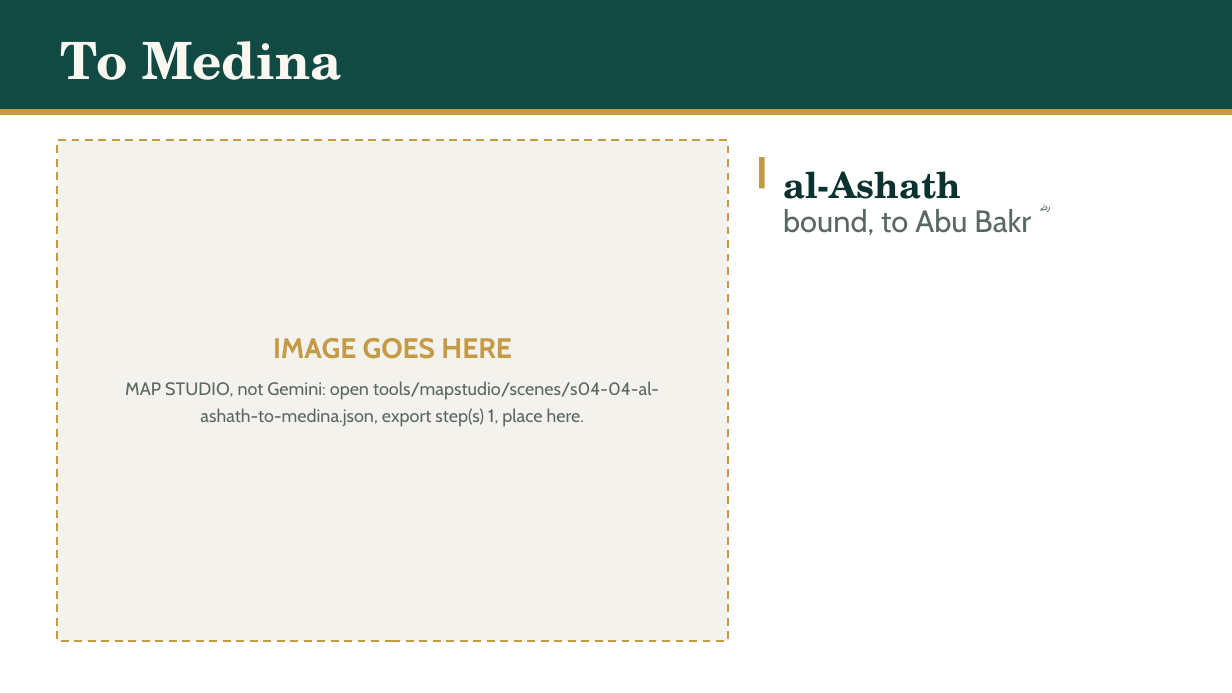
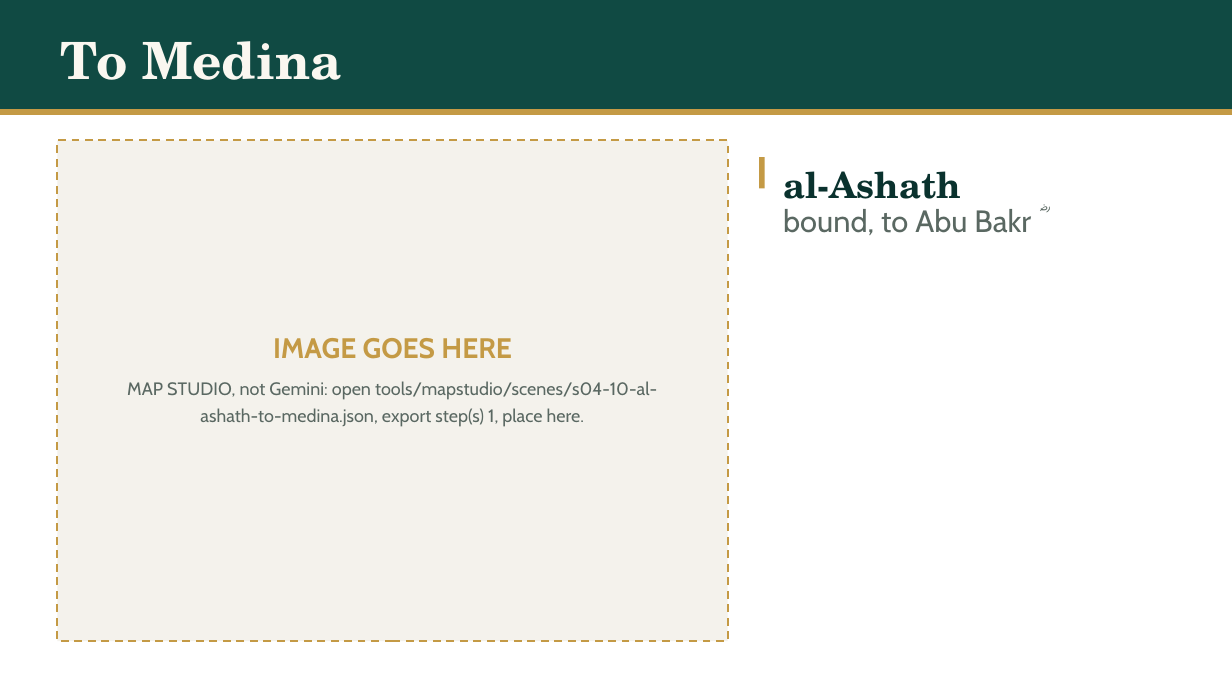
Before and after one commit to daniyalyasin93/2026SeptemberIslamicHistoryClass, a slide deck: slide 61 of S04_kinda_butah_yamama/S04.pptx (slide 26 before the commit). Drawn at 1232x693 pixels with LibreOffice and Linux fonts; fonts in the diff are those of the drawing. Boxes give left, top, right and bottom in pixels: in the first picture for what was removed or moved away, otherwise in the second. Text is boxed around its words. In the diff, an @@ line names an element or a change of style, - is before the commit and + after.

```diff
--- a/S04_kinda_butah_yamama/S04.pptx
+++ b/S04_kinda_butah_yamama/S04.pptx
@@ text at (x1=127, y1=381, x2=657, y2=427): text changed @@
-MAP STUDIO, not Gemini: open tools/mapstudio/scenes/s04-04-al-ashath-to-medina.json, export step(s) 1, place here.
+MAP STUDIO, not Gemini: open tools/mapstudio/scenes/s04-10-al-ashath-to-medina.json, export step(s) 1, place here.
```
Also in this commit, not shown: 28 other slides changed, 6 slides added, 1 slide removed, 15 other files.
